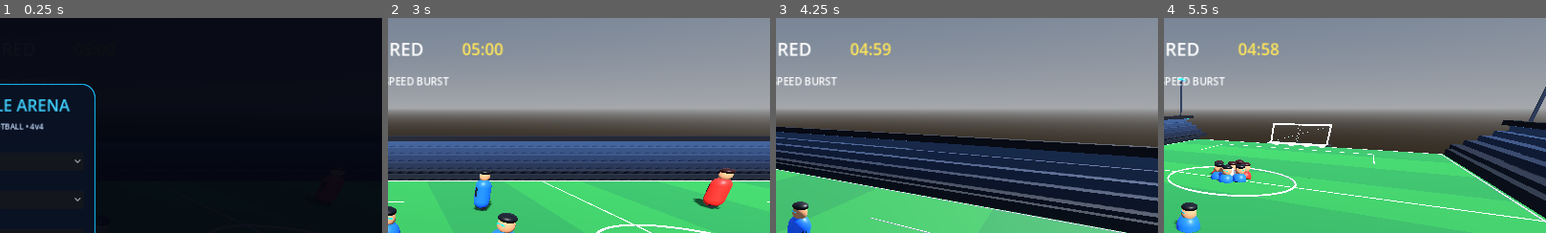
Above: before the commit, frames 1-4 (left to right).
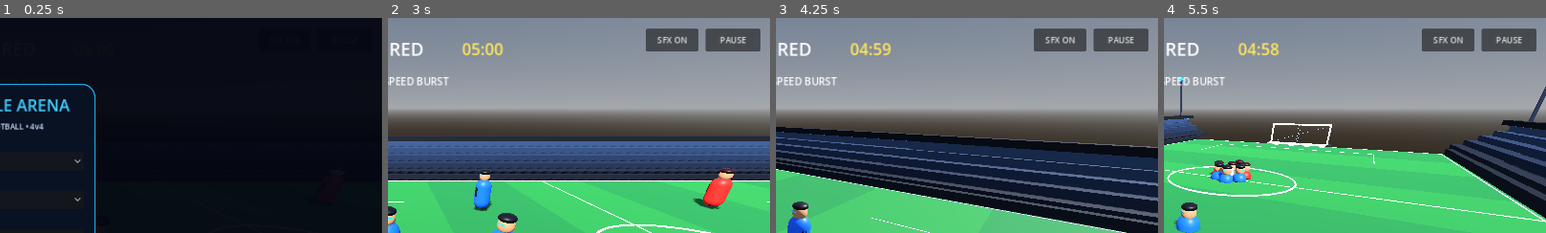
Above: after the commit, the same moments.

Repository: stalinvismay2020-del/KAIRO-
Game: Godot game, scene res://Main.tscn
Two runs of this game, one before a commit and one after it. Both use one fixed random seed, a clock stepped at 60 frames per second and the inputs below.
Inputs (mouse positions are % of the whole screen's width and height, from its top left):
- Up to frame 1 (0.25 s): no input
- Up to frame 2 (3 s): click "LOBBY" at 0.5 s; click (95, 5) at 1.25 s, where only the run after the commit has a clickable "PAUSE"; click (87, 5) at 2 s, where only the run after the commit has a clickable "SFX ON"; click "▶ PLAY MATCH" at 2.75 s
- Up to frame 3 (4.25 s): move the mouse to (72, 45) at 3.52 s; hold D from 3.53 s (still down); click (72, 45) at 3.67 s
- Up to frame 4 (5.5 s): release D at 4.25 s; drag from (30, 55) to (45, 70) at 4.27 s; move the mouse to (60, 28) at 5.02 s; hold D from 5.03 s (still down)
The pictures show only the part of the screen within x 50-100%, y 0-50%; the shares and areas given below are measured in that part.

The runs differ from the first frame. In frame 2, 2.9% of the frame differs, in the area x 67-98%, y 4-16%; in frame 3, 2.9%; in frame 4, 2.9%.

Commit message:
Add pause/resume and sound toggle controls

Diff:
--- a/Main.gd
+++ b/Main.gd
@@ -16,6 +16,7 @@
 var score_away := 0
 var time_left := MATCH_SECONDS
 var match_active := false
+var is_paused := false
 var joystick_vector := Vector2.ZERO
 var touch_origin := Vector2.ZERO
 var joystick_touch_id := -1
@@ -64,6 +65,8 @@
 var sound_enabled := true
 var ultimate_cooldown := 0.0
 var ultimate_button: Button
+var pause_button: Button
+var sound_button: Button
 var ultimate_fx_timer := 0.0
 
 func _ready() -> void:
@@ -81,7 +84,7 @@
 
 func _process(delta: float) -> void:
 	_update_aim_guide()
-	if match_active:
+	if match_active and not is_paused:
 		time_left = maxf(0.0, time_left - delta)
 		if time_left <= 0.0:
 			match_active = false
@@ -147,6 +150,8 @@
 			joystick_knob.position = Vector2(42, 42) + offset
 
 func _physics_process(delta: float) -> void:
+	if is_paused:
+		return
 	if not match_active:
 		_move_ball(delta)
 		return
@@ -501,7 +506,46 @@
 	goal_flash.color = Color(0.1, 0.9, 1.0, 0.0)
 	goal_flash.mouse_filter = Control.MOUSE_FILTER_IGNORE
 	layer.add_child(goal_flash)
+	# Compact top-corner controls keep pause and sound accessible on phones.
+	pause_button = Button.new()
+	pause_button.text = "PAUSE"
+	pause_button.anchor_left = 1.0
+	pause_button.anchor_right = 1.0
+	pause_button.anchor_top = 0.025
+	pause_button.anchor_bottom = 0.025
+	pause_button.position = Vector2(-108, 0)
+	pause_button.size = Vector2(92, 38)
+	pause_button.add_theme_font_size_override("font_size", 14)
+	pause_button.pressed.connect(_toggle_pause)
+	layer.add_child(pause_button)
+	sound_button = Button.new()
+	sound_button.text = "SFX ON"
+	sound_button.anchor_left = 1.0
+	sound_button.anchor_right = 1.0
+	sound_button.anchor_top = 0.025
+	sound_button.anchor_bottom = 0.025
+	sound_button.position = Vector2(-208, 0)
+	sound_button.size = Vector2(88, 38)
+	sound_button.add_theme_font_size_override("font_size", 14)
+	sound_button.pressed.connect(_toggle_sound)
+	layer.add_child(sound_button)
 	goal_banner.move_to_front()
+
+func _toggle_pause() -> void:
+	if not match_active:
+		ui_hint.text = "Start a match before pausing"
+		return
+	is_paused = not is_paused
+	joystick_vector = Vector2.ZERO
+	if pause_button:
+		pause_button.text = "RESUME" if is_paused else "PAUSE"
+	ui_hint.text = "MATCH PAUSED" if is_paused else "MATCH RESUMED"
+
+func _toggle_sound() -> void:
+	sound_enabled = not sound_enabled
+	if sound_button:
+		sound_button.text = "SFX ON" if sound_enabled else "SFX OFF"
+	ui_hint.text = "Sound effects enabled" if sound_enabled else "Sound effects muted"
 
 func _panel_style(bg: Color, border_color: Color) -> StyleBoxFlat:
 	var style := StyleBoxFlat.new()
@@ -757,6 +801,9 @@
 	_update_hud()
 
 func _restart() -> void:
+	is_paused = false
+	if pause_button:
+		pause_button.text = "PAUSE"
 	score_home = 0
 	score_away = 0
 	time_left = MATCH_SECONDS
@@ -879,6 +926,9 @@
 
 
 func _start_match() -> void:
+	is_paused = false
+	if pause_button:
+		pause_button.text = "PAUSE"
 	selected_character = character_picker.get_item_text(character_picker.selected)
 	selected_ability = ability_picker.get_item_text(ability_picker.selected)
 	selected_team_color = color_picker.get_item_text(color_picker.selected)
@@ -913,6 +963,7 @@
 
 
 func _return_to_lobby() -> void:
+	is_paused = false
 	match_active = false
 	joystick_vector = Vector2.ZERO
 	lobby_layer.visible = true
